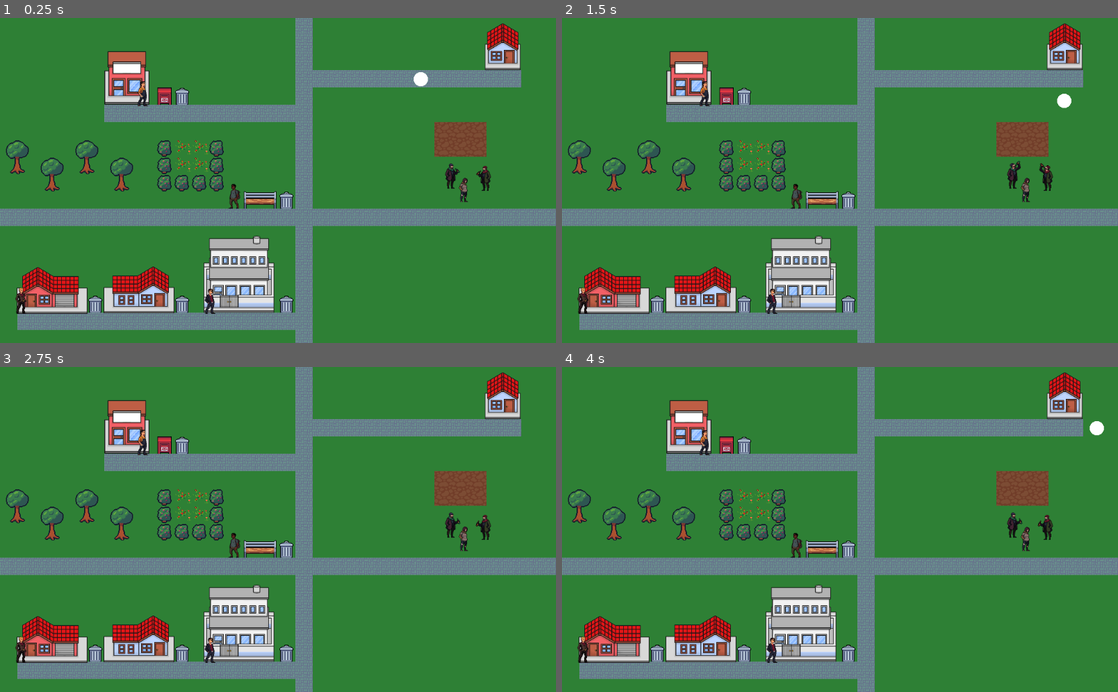
Above: before the commit, frames 1-4 (two rows, left to right).
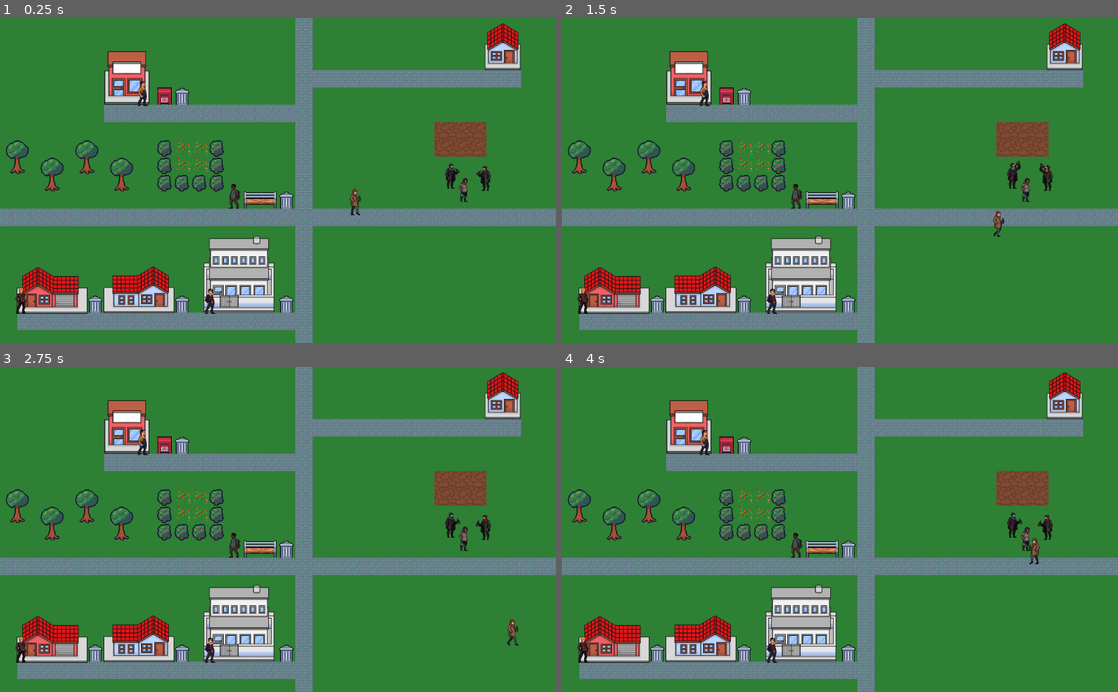
Above: after the commit, the same moments.

Repository: MakeKato/pulsu-king
Game: Godot game, scene res://World0.tscn
Same seed, same stepped clock (60 frames per second), same inputs: the game is played once before the commit and once after it.
Inputs:
- Up to frame 1 (0.25 s): no input
- Up to frame 2 (1.5 s): tap Enter at 0.5 s; hold Right (ui_right) 0.53-1.28 s; hold Down (ui_down) from 1.28 s (still down)
- Up to frame 3 (2.75 s): release Down (ui_down) at 2.03 s; hold Right (ui_right) from 2.03 s (still down)
- Up to frame 4 (4 s): release Right (ui_right) at 2.78 s; hold Up (ui_up) 2.78-3.53 s; hold Left (ui_left) from 3.53 s (still down)

The runs differ from the first frame. In frame 1, 0.2% of the frame differs, in the area x 62-77%, y 16-61%; in frame 2, 0.2%; in frame 3, 0.1%; in frame 4, 0.2%.

Commit message:
hero entered

Diff:
--- a/World0.tscn
+++ b/World0.tscn
@@ -1,9 +1,9 @@
-[gd_scene load_steps=18 format=2]
+[gd_scene load_steps=17 format=2]
 
 [ext_resource path="res://World.tres" type="TileSet" id=1]
 [ext_resource path="res://B03.png" type="Texture" id=2]
 [ext_resource path="res://H03.png" type="Texture" id=3]
-[ext_resource path="res://testplayer.gd" type="Script" id=4]
+[ext_resource path="res://hero/hero.tscn" type="PackedScene" id=4]
 [ext_resource path="res://H05.png" type="Texture" id=5]
 [ext_resource path="res://B02.png" type="Texture" id=6]
 [ext_resource path="res://H06.png" type="Texture" id=7]
@@ -14,12 +14,7 @@
 [ext_resource path="res://Drunk2NPC.tscn" type="PackedScene" id=12]
 [ext_resource path="res://Npc_female.tscn" type="PackedScene" id=13]
 [ext_resource path="res://NPC_male_sunglasses.tscn" type="PackedScene" id=14]
-
-[sub_resource type="CapsuleMesh" id=1]
-
-[sub_resource type="CapsuleShape2D" id=2]
-radius = 3.0
-height = 16.0
+[ext_resource path="res://hero/hero.gd" type="Script" id=15]
 
 [sub_resource type="CapsuleShape2D" id=3]
 radius = 14.2858
@@ -90,19 +85,6 @@
 [node name="CollisionPolygon2D" type="CollisionPolygon2D" parent="2story/StaticBody2D"]
 polygon = PoolVector2Array( -180, -220, -180, -70, -216.667, -70, -216.667, 233.333, 213.333, 233.333, 213.333, -70, 183.333, -70, 183.333, -220, 133.333, -220, 126.667, -233.333, 90, -233.333, 90, -223.333 )
 
-[node name="KinematicBody2D" type="KinematicBody2D" parent="."]
-position = Vector2( 775, 113 )
-script = ExtResource( 4 )
-
-[node name="MeshInstance2D" type="MeshInstance2D" parent="KinematicBody2D"]
-scale = Vector2( 13, 13 )
-mesh = SubResource( 1 )
-
-[node name="CollisionShape2D" type="CollisionShape2D" parent="KinematicBody2D"]
-position = Vector2( 0, 11 )
-rotation = 1.5708
-shape = SubResource( 2 )
-
 [node name="Drunk" parent="." instance=ExtResource( 8 )]
 position = Vector2( 831, 285 )
 scale = Vector2( 0.7, 0.7 )
@@ -143,3 +125,8 @@
 
 [node name="CollisionPolygon2D" type="CollisionPolygon2D" parent="Bushes"]
 polygon = PoolVector2Array( 1, -2, -6, 7, -6, 82, 1, 88, 113, 88, 114, -4, 92, 0, 90, 16, 90, 64, 17, 64, 17, -3 )
+
+[node name="KinematicBody2D" parent="." instance=ExtResource( 4 )]
+position = Vector2( 657, 335 )
+scale = Vector2( 0.7, 0.7 )
+script = ExtResource( 15 )
--- /dev/null
+++ b/hero/hero.gd
@@ -0,0 +1,34 @@
+extends KinematicBody2D
+
+# Speed of the character
+var speed = 200
+
+# Reference to the AnimatedSprite node
+onready var animated_sprite = $AnimatedSprite
+
+func _process(_delta):
+	var velocity = Vector2.ZERO  # Default velocity
+
+	# Handle movement input
+	if Input.is_action_pressed("ui_left"):
+		velocity.x -= 1
+		animated_sprite.play("walk")
+		animated_sprite.flip_h = true
+	elif Input.is_action_pressed("ui_right"):
+		velocity.x += 1
+		animated_sprite.play("walk")
+		animated_sprite.flip_h = false
+	elif Input.is_action_pressed("ui_up"):
+		velocity.y = -1
+		animated_sprite.play("walk")
+	elif Input.is_action_pressed("ui_down"):
+		velocity.y = 1
+		animated_sprite.play("walk")
+	else:
+		animated_sprite.play("idle")  # Stop animation if no input
+
+	# Normalize velocity to prevent faster diagonal movement and apply speed
+	velocity = velocity.normalized() * speed
+
+	# Move the character
+	move_and_slide(velocity)
--- /dev/null
+++ b/hero/hero.tscn
@@ -0,0 +1,76 @@
+[gd_scene load_steps=13 format=2]
+
+[ext_resource path="res://hero/Hero_walk.png" type="Texture" id=1]
+
+[sub_resource type="AtlasTexture" id=2]
+flags = 4
+atlas = ExtResource( 1 )
+region = Rect2( 128, 46, 128, 82 )
+
+[sub_resource type="AtlasTexture" id=9]
+flags = 4
+atlas = ExtResource( 1 )
+region = Rect2( 0, 46, 128, 82 )
+
+[sub_resource type="AtlasTexture" id=10]
+flags = 4
+atlas = ExtResource( 1 )
+region = Rect2( 128, 46, 128, 82 )
+
+[sub_resource type="AtlasTexture" id=11]
+flags = 4
+atlas = ExtResource( 1 )
+region = Rect2( 256, 46, 128, 82 )
+
+[sub_resource type="AtlasTexture" id=12]
+flags = 4
+atlas = ExtResource( 1 )
+region = Rect2( 384, 46, 128, 82 )
+
+[sub_resource type="AtlasTexture" id=13]
+flags = 4
+atlas = ExtResource( 1 )
+region = Rect2( 512, 46, 128, 82 )
+
+[sub_resource type="AtlasTexture" id=14]
+flags = 4
+atlas = ExtResource( 1 )
+region = Rect2( 640, 46, 128, 82 )
+
+[sub_resource type="AtlasTexture" id=15]
+flags = 4
+atlas = ExtResource( 1 )
+region = Rect2( 768, 46, 128, 82 )
+
+[sub_resource type="AtlasTexture" id=16]
+flags = 4
+atlas = ExtResource( 1 )
+region = Rect2( 896, 46, 128, 82 )
+
+[sub_resource type="SpriteFrames" id=17]
+animations = [ {
+"frames": [ SubResource( 2 ) ],
+"loop": true,
+"name": "idle",
+"speed": 5.0
+}, {
+"frames": [ SubResource( 9 ), SubResource( 10 ), SubResource( 11 ), SubResource( 12 ), SubResource( 13 ), SubResource( 14 ), SubResource( 15 ), SubResource( 16 ) ],
+"loop": true,
+"name": "walk",
+"speed": 5.0
+} ]
+
+[sub_resource type="CapsuleShape2D" id=18]
+radius = 8.0
+height = 14.0
+
+[node name="KinematicBody2D" type="KinematicBody2D"]
+
+[node name="AnimatedSprite" type="AnimatedSprite" parent="."]
+frames = SubResource( 17 )
+animation = "idle"
+
+[node name="CollisionShape2D" type="CollisionShape2D" parent="."]
+position = Vector2( -7, 34 )
+rotation = 1.5708
+shape = SubResource( 18 )
Binary file added: hero/Hero_walk.png
Not shown, added: hero/Hero_walk.png.import
